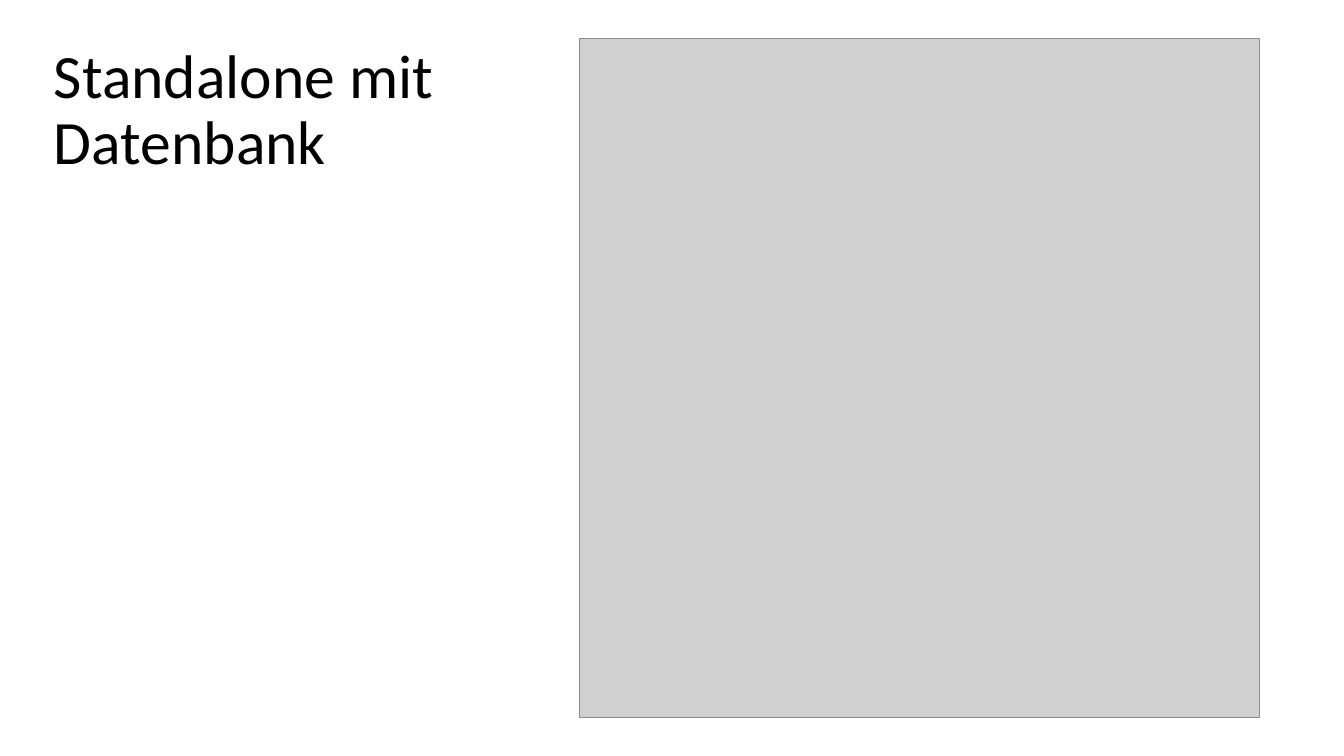
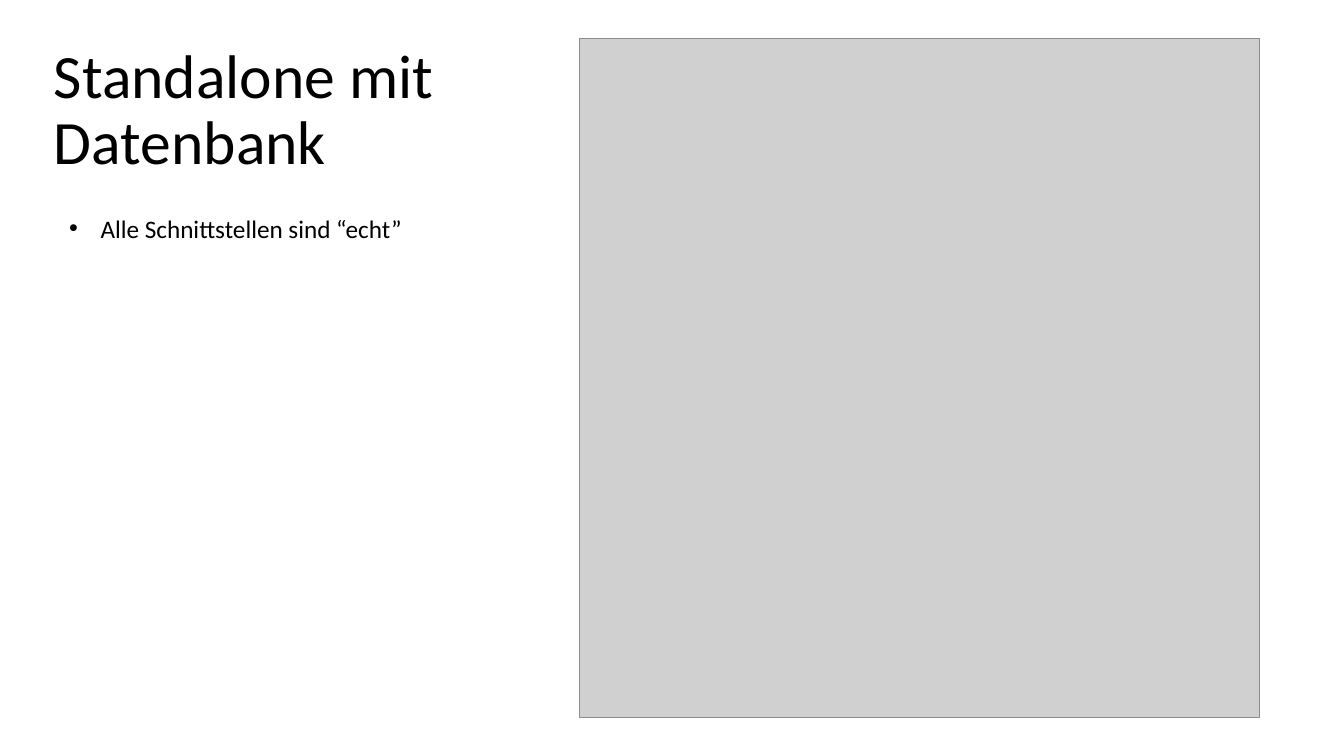
Before and after one commit to IvanAgibalov97/Praxisbericht, a slide deck: slide 16 of präsentation.pptx (slide 10 before the commit). Drawn at 1344x756 pixels with LibreOffice and Linux fonts; fonts in the diff are those of the drawing; grey boxes stand for pictures. Boxes give left, top, right and bottom in pixels: in the first picture for what was removed or moved away, otherwise in the second. Text is boxed around its words. In the diff, an @@ line names an element or a change of style, - is before the commit and + after.

```diff
--- a/präsentation.pptx
+++ b/präsentation.pptx
@@ text added at (101, 220, 401, 239), 18 pt, text #000000 @@
+• Alle Schnittstellen sind “echt”
```
Also in this commit, not shown: 4 other slides changed, 10 slides added, 2 slides removed, 16 other files.
